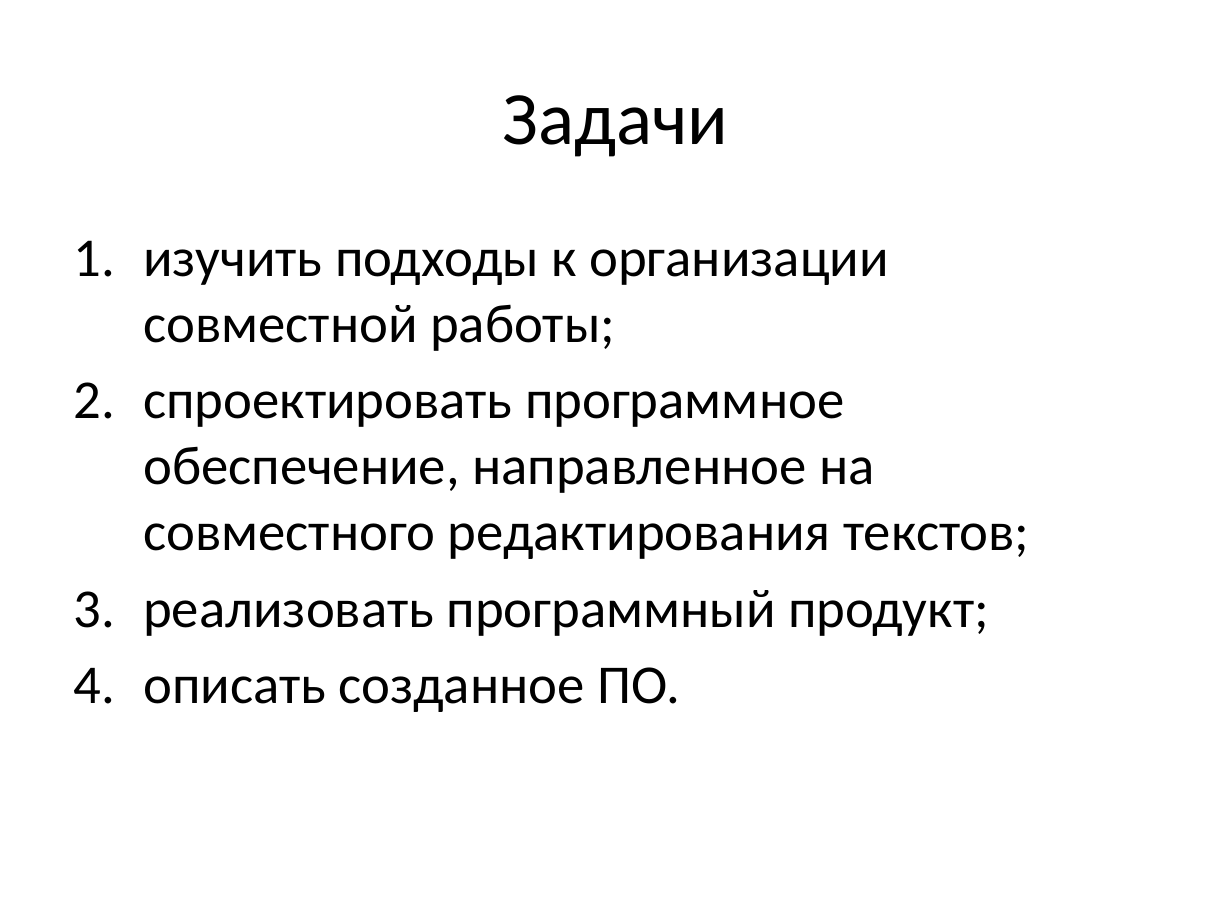
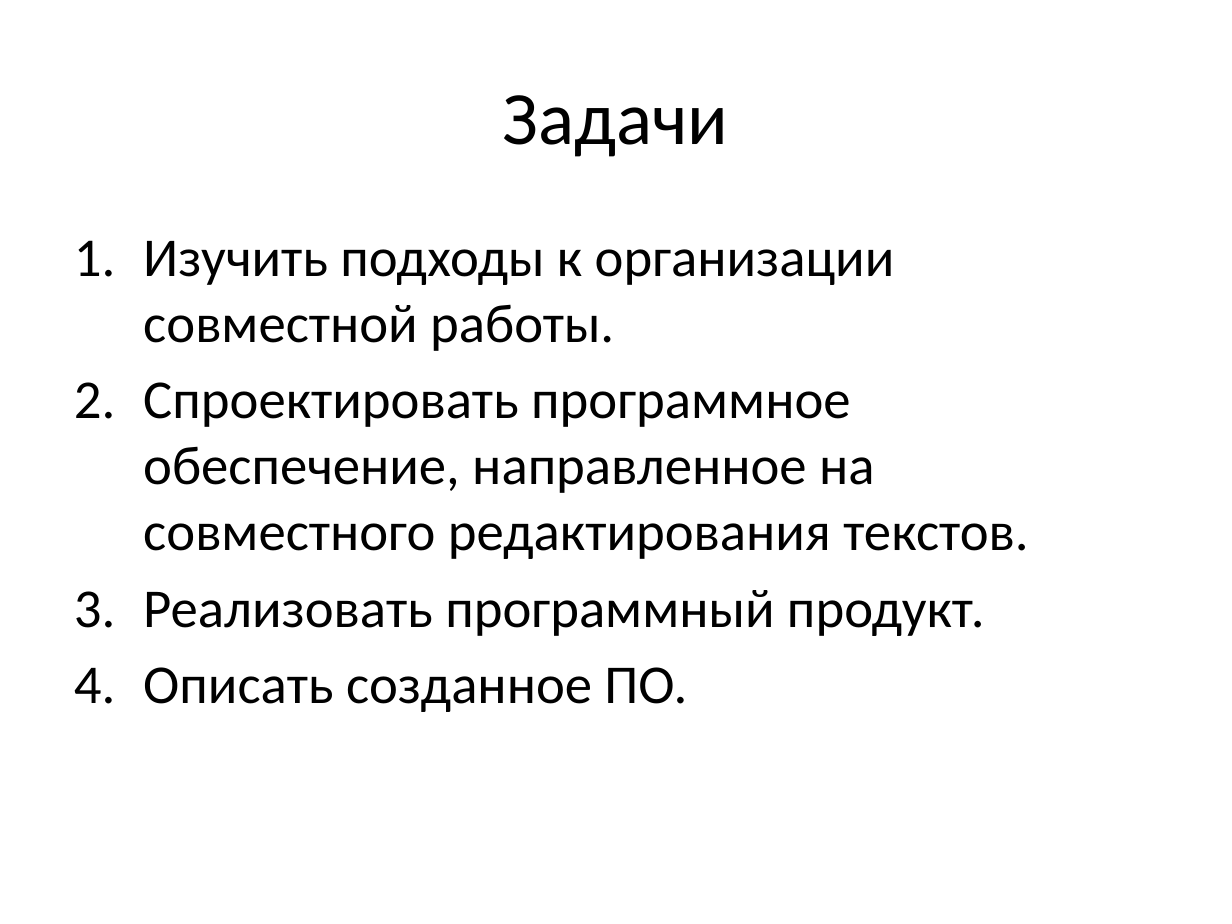
Before and after one commit to mikhail-putilov/archive, a slide deck: slide 3 of ВКР Путилов М.Ю. Презентация.pptx. Drawn at 1232x924 pixels with LibreOffice and Linux fonts; fonts in the diff are those of the drawing. Boxes give left, top, right and bottom in pixels: in the first picture for what was removed or moved away, otherwise in the second. Text is boxed around its words. In the diff, an @@ line names an element or a change of style, - is before the commit and + after.

```diff
--- a/ВКР Путилов М.Ю. Презентация.pptx
+++ b/ВКР Путилов М.Ю. Презентация.pptx
@@ text at (143, 241, 1028, 712): text changed @@
-1. изучить подходы к организации совместной работы;
-2. спроектировать программное обеспечение, направленное на совместного редактирования текстов;
-3. реализовать программный продукт;
-4. описать созданное ПО.
+1. Изучить подходы к организации совместной работы.
+2. Спроектировать программное обеспечение, направленное на совместного редактирования текстов.
+3. Реализовать программный продукт.
+4. Описать созданное ПО.
```
Also in this commit, not shown: 3 other slides changed, 3 other files.
